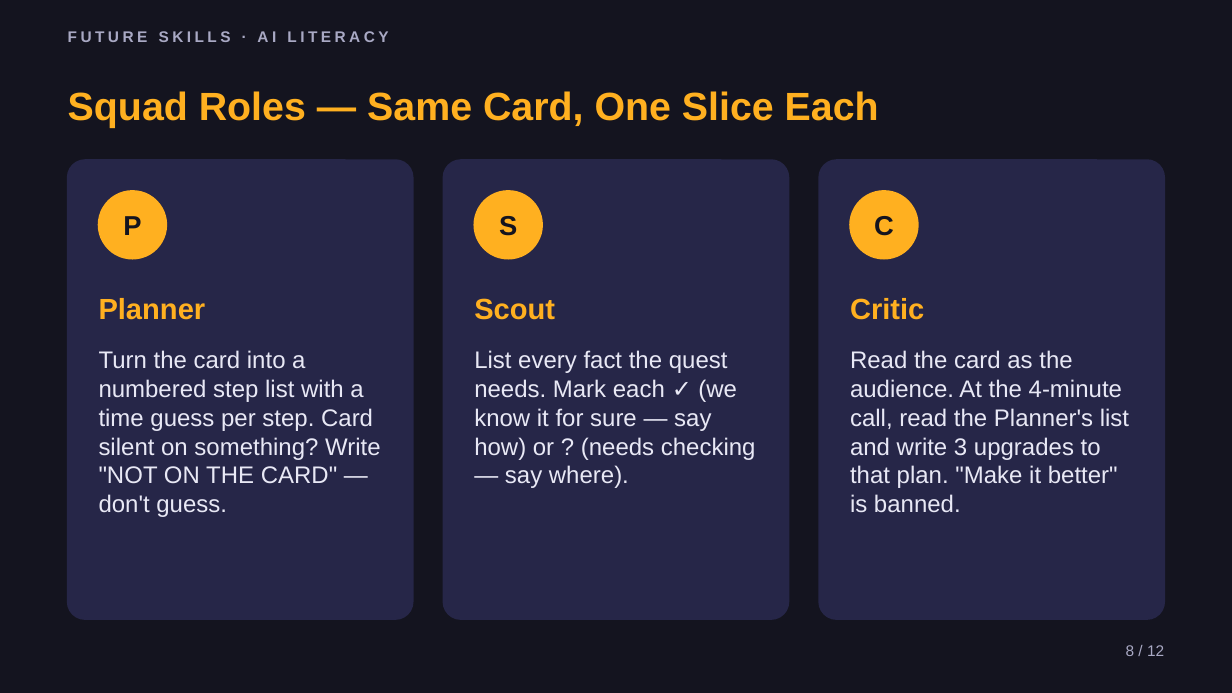
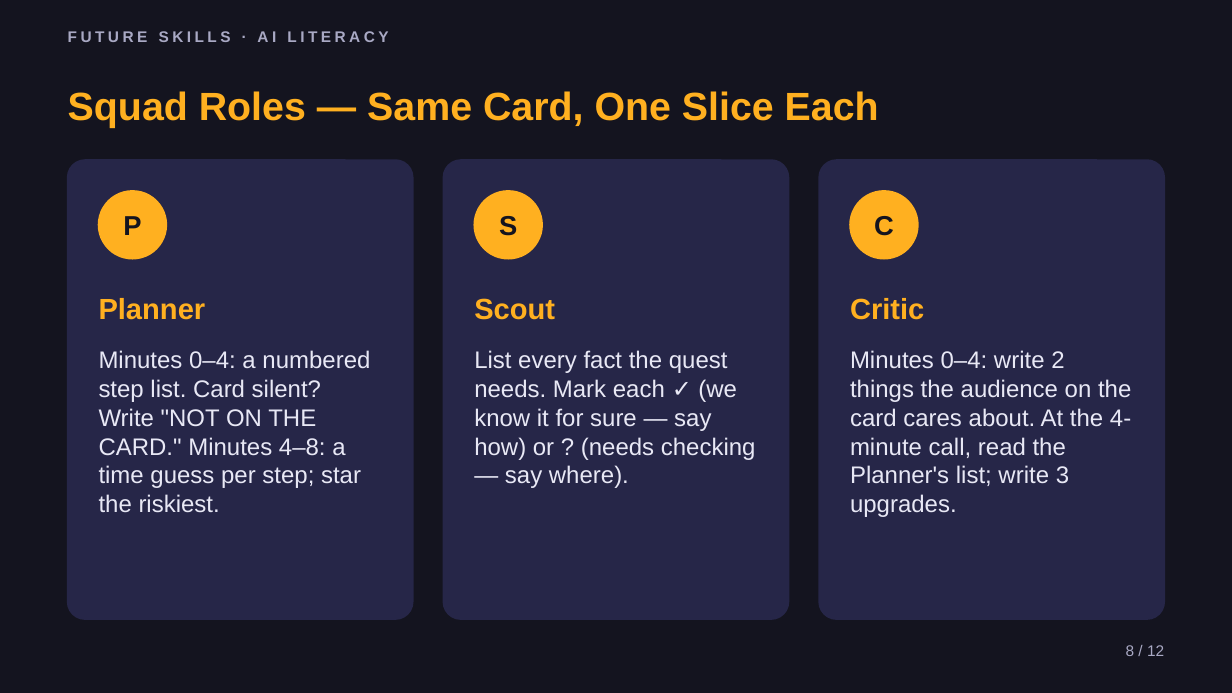
Before and after one commit to phiunit/tptphi, a slide deck: slide 8 of products/ai-agent-intern/dist/Lead Your AI Squad - Slides.pptx. Drawn at 1232x693 pixels with LibreOffice and Linux fonts; fonts in the diff are those of the drawing. Boxes give left, top, right and bottom in pixels: in the first picture for what was removed or moved away, otherwise in the second. Text is boxed around its words. In the diff, an @@ line names an element or a change of style, - is before the commit and + after.

```diff
--- a/products/ai-agent-intern/dist/Lead Your AI Squad - Slides.pptx
+++ b/products/ai-agent-intern/dist/Lead Your AI Squad - Slides.pptx
@@ text at [99, 350, 370, 513]: text changed @@
-Turn the card into a numbered step list with a time guess per step. Card silent on something? Write "NOT ON THE CARD" — don't guess.
+Minutes 0–4: a numbered step list. Card silent? Write "NOT ON THE CARD." Minutes 4–8: a time guess per step; star the riskiest.
@@ text at [850, 350, 1131, 517]: text changed @@
-Read the card as the audience. At the 4-minute call, read the Planner's list and write 3 upgrades to that plan. "Make it better" is banned.
+Minutes 0–4: write 2 things the audience on the card cares about. At the 4-minute call, read the Planner's list; write 3 upgrades.
```
Also in this commit, not shown: 4 other slides changed, 23 other files.
